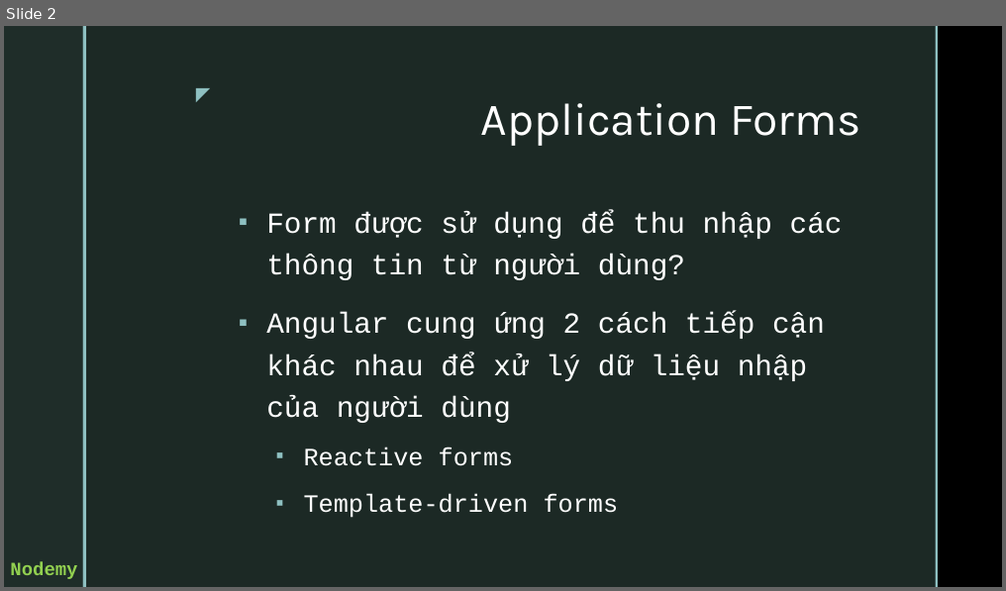
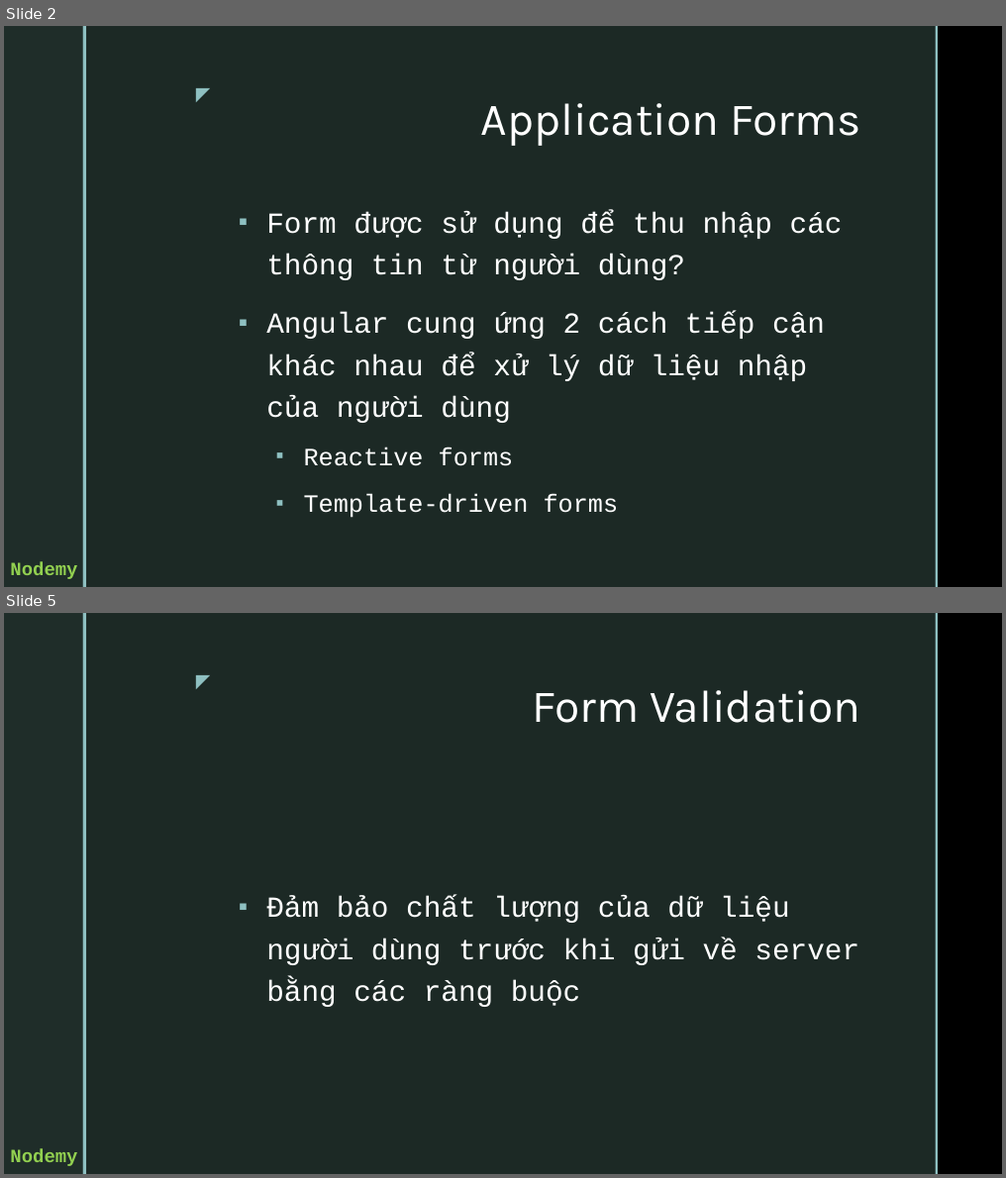
Before and after one commit to vunb/fullstack-nodejs, a slide deck: Session04/03. Forms and Server Communication.pptx. Shown one above the other, each under a label of ours: slide 2 before the commit, slides 2 and 5 after it; the slides between them are not shown. The pictures are 1006x591 and 1006x1178 pixels, drawn with LibreOffice and Linux fonts; fonts in the diff are those of the drawing; background and template pictures are left out. Boxes give left, top, right and bottom in pixels: in the first picture for what was removed or moved away, otherwise in the second. Text is boxed around its words. In the diff, an @@ line names an element or a change of style, - is before the commit and + after.

```diff
--- a/Session04/03. Forms and Server Communication.pptx
+++ b/Session04/03. Forms and Server Communication.pptx
@@ slide 5 added at bbox=[4, 613, 1002, 1174], background picture (left out); not listed: 6 template elements that a slide beside it also shows @@
@@ title added at bbox=[532, 690, 861, 723], 44 pt, text #FFFFFF @@
+Form Validation
@@ text added at bbox=[266, 896, 859, 1007], 28 pt, text #FFFFFF @@
+▪ Đảm bảo chất lượng của dữ liệu người dùng trước khi gửi về server bằng các ràng buộc
```
Also in this commit, not shown: 2 slides changed, 5 other slides added.
